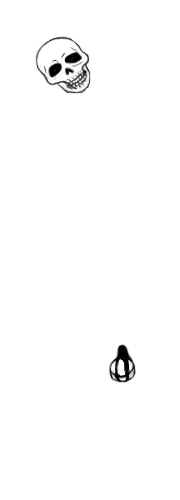
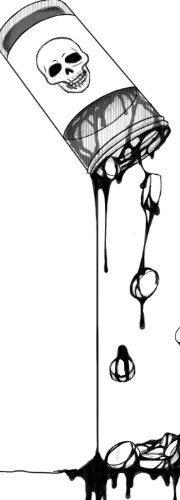
Revision of a layered 180x500 image; what changed, layer by layer:
showed "Capa 1" over [0, 0, 180, 500]
